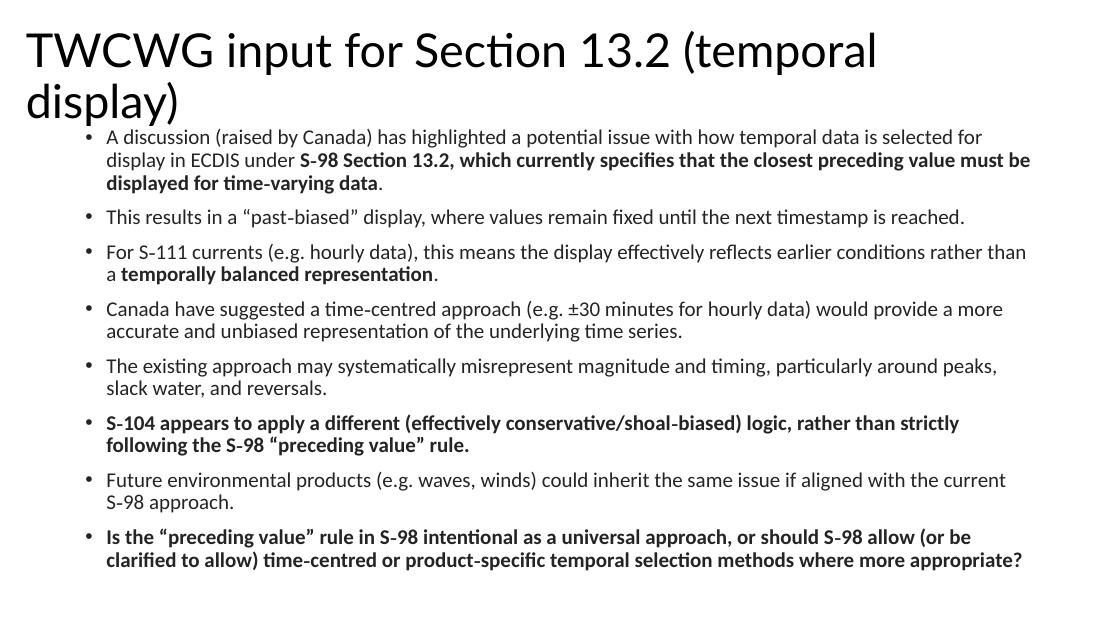
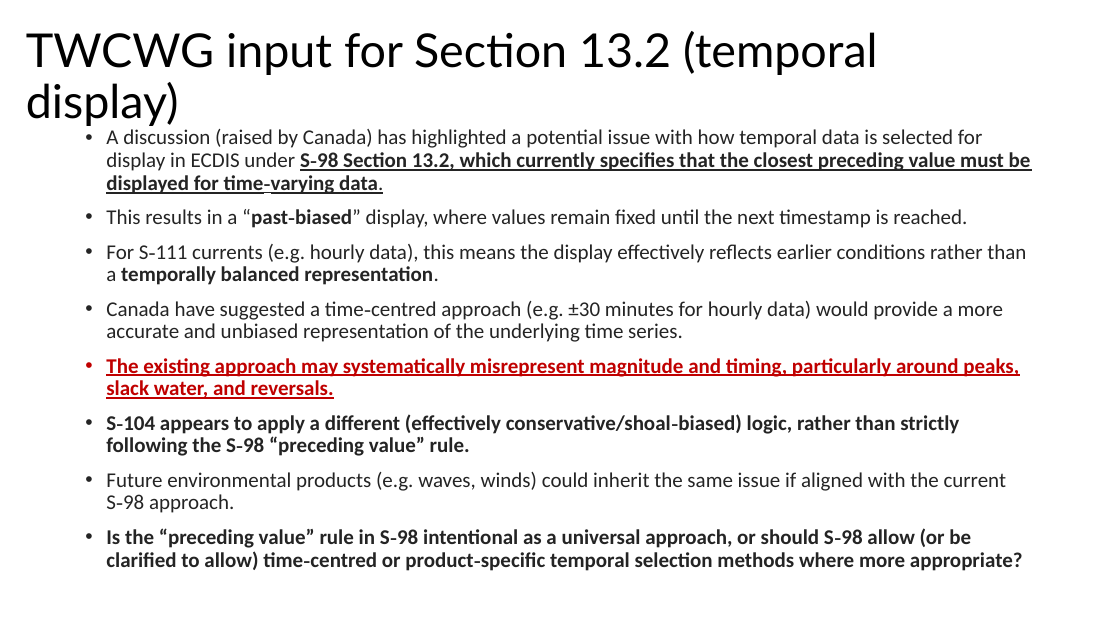
Before and after one commit to iho-ohi/98-interoperability, a slide deck: slide 7 of documents/3.0.0/s98Mtg_july2026.pptx. Drawn at 1120x630 pixels with LibreOffice and Linux fonts; fonts in the diff are those of the drawing. Boxes give left, top, right and bottom in pixels: in the first picture for what was removed or moved away, otherwise in the second. Text is boxed around its words. In the diff, an @@ line names an element or a change of style, - is before the commit and + after.

```diff
--- a/documents/3.0.0/s98Mtg_july2026.pptx
+++ b/documents/3.0.0/s98Mtg_july2026.pptx
@@ text at (106, 129, 1031, 399): underline on in "S‑98 Section 13.2, which currently specifies that ...", "The existing approach may systematically misrepresent magnit ..."; bold on in "“past‑biased”", "The existing approach may systematically misrepresent magnit ..."; text colour #242424 to #C00000 in "The existing approach may systematically misrepresent magnit ..." @@
```
Also in this commit, not shown: 5 other slides changed, 3 other files.
